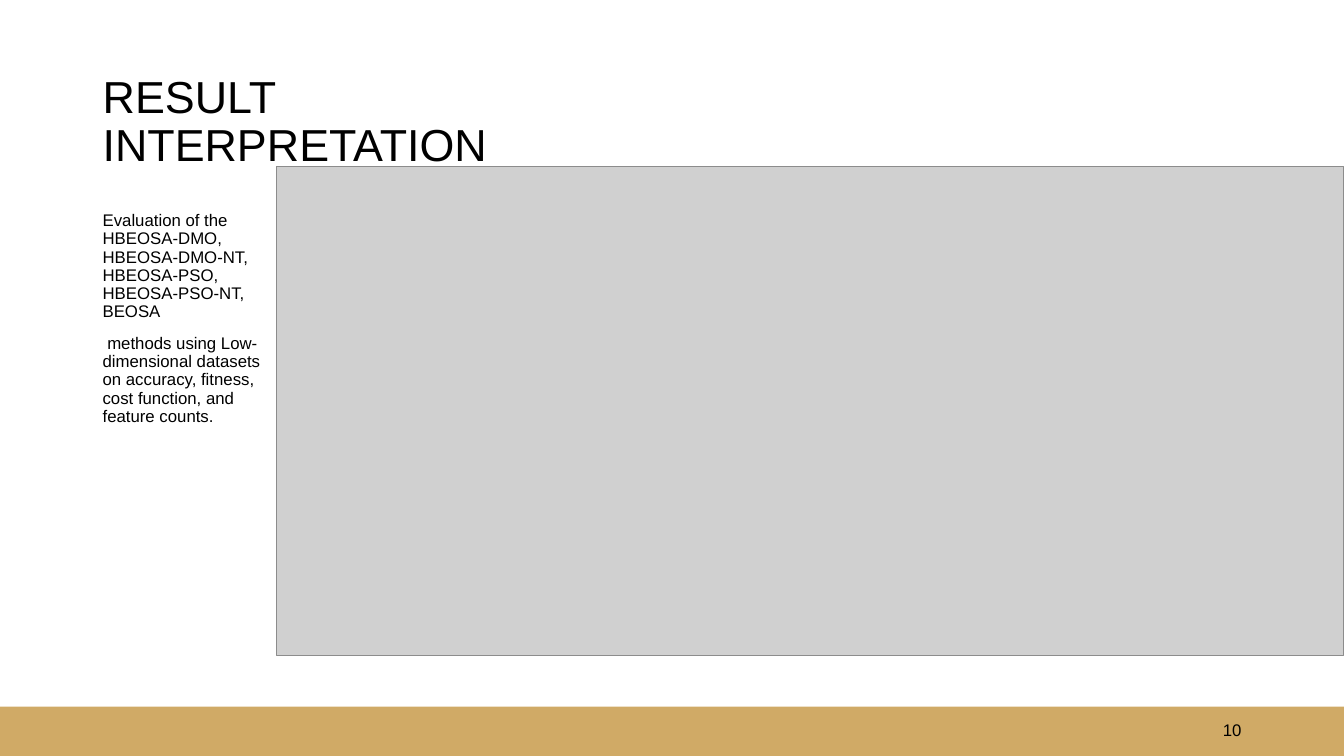
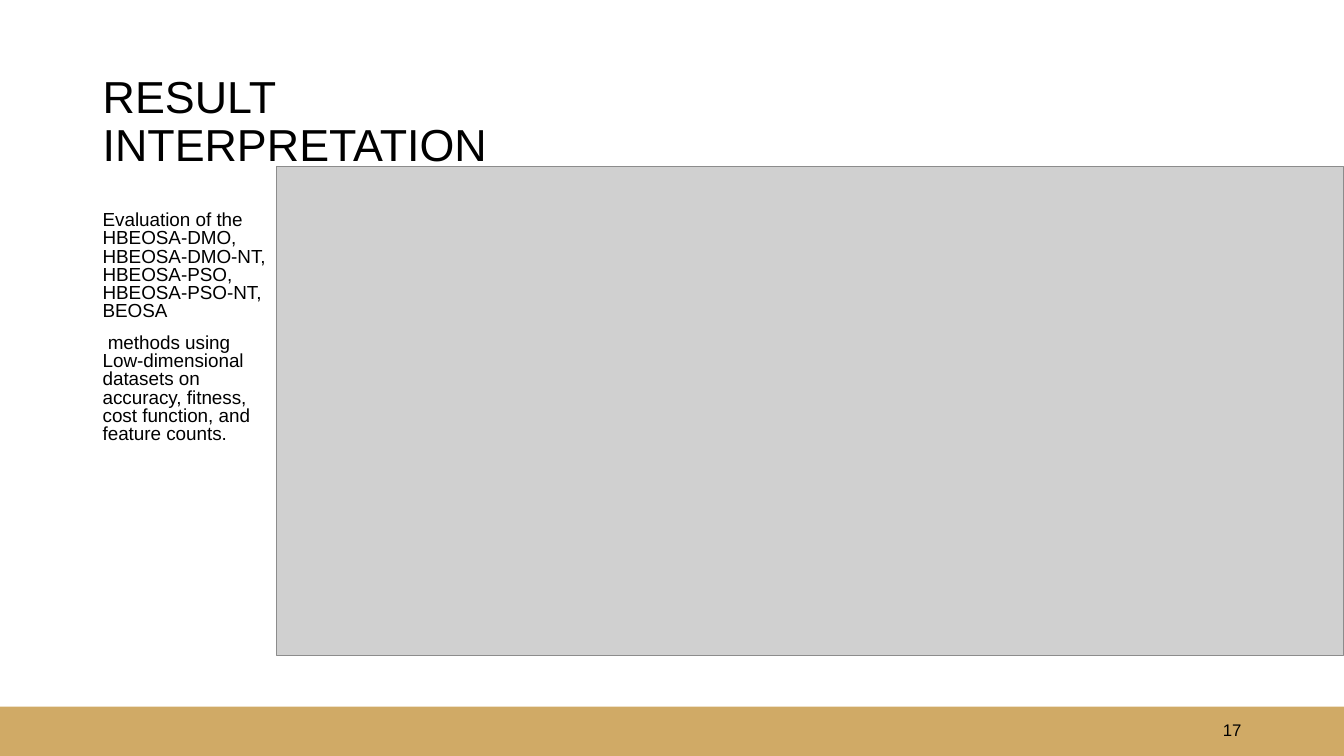
Before and after one commit to justicetetteh233/FINAL_YEAR_PROJECT_SEMI_FINISHED_VERSION, a slide deck: slide 17 of INSIGHT_SLIDES/An_adaptation_of_hybrid_binary_optimization_algorithms_for_3_version_presentation_1 copy.pptx (slide 10 before the commit). Drawn at 1344x756 pixels with LibreOffice and Linux fonts; fonts in the diff are those of the drawing; grey boxes stand for pictures; background and template pictures are left out. Boxes give left, top, right and bottom in pixels: in the first picture for what was removed or moved away, otherwise in the second. Text is boxed around its words. In the diff, an @@ line names an element or a change of style, - is before the commit and + after.

```diff
--- a/INSIGHT_SLIDES/An_adaptation_of_hybrid_binary_optimization_algorithms_for_3_version_presentation_1 copy.pptx
+++ b/INSIGHT_SLIDES/An_adaptation_of_hybrid_binary_optimization_algorithms_for_3_version_presentation_1 copy.pptx
@@ text "Evaluation of the HBEOSA-DMO, HBEOSA-DMO-NT, ..." at (103, 212, 266, 441): size 12 to 13.5 pt; line spacing 0.9 to 0.8 @@
@@ page number at (1223, 724, 1242, 736): text changed @@
-10
+17
```
Also in this commit, not shown: 5 other slides changed, 9 slides added, 6 slides removed, 10 other files.
